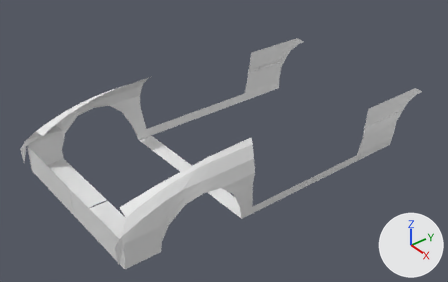
A saved change to the Blender file civic/civicHatchBack.blend.
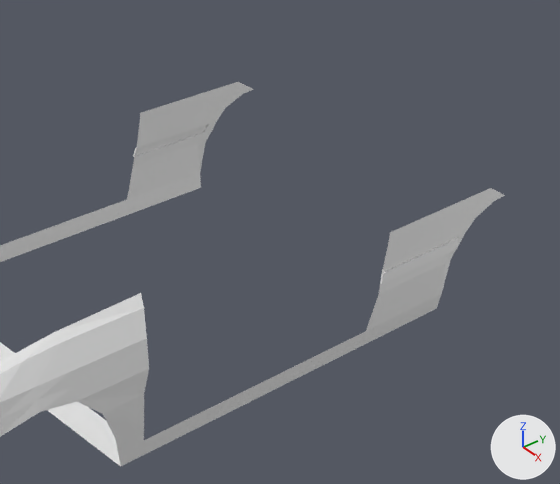
There are two pictures of each version: one whole from a 50 mm lens placed at (8.09, -7.3, 5.37), pointed at (0.04, -0.96, -0.79), one close up on the part from 41% to 100% of the width and 0% to 80% of the height. The lights are fixed; the arrows at lower right show +X, +Y and +Z.
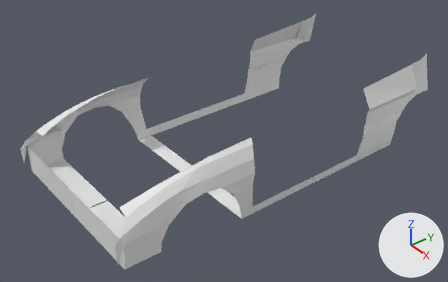
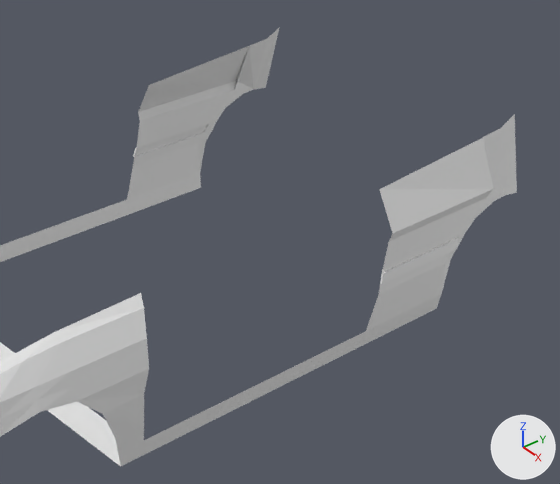
Edits to the bpy script that builds the scene:
```text
Change me_plane:
    where me_plane.from_pydata(...)  # 96 vertices, 62 faces; spans x -1.0..12.8, y -17.1..30.2, z 0.0..1.4
    used by ob_plane; location = (0.001, -1.699, -1.243); scale = (0.139, 0.151, 1.0)
    verts and faces of me_plane; kept vertices keep their numbers, new ones are numbered from 96
    before: 87 (12.2, 28.2, 1.0) at pixel (486, 198), 90 (12.2, 19.0, 1.0) at pixel (388, 241), 91 (12.2, 28.2, 1.0) at pixel (486, 198), 92 (12.2, 30.2, 1.0) at pixel (505, 195), 93 (12.2, 28.5, 1.1) at pixel (490, 187)
    before: 94 (12.2, 19.1, 1.1) at pixel (390, 232), 95 (12.2, 28.5, 1.1) at pixel (490, 187)
    me_plane part 1
    add delete_vertices([95])  # with the faces that use them
    add verts[94] = (12.4, 19.1, 1.1)  # moved, pixel (392, 233)
    add verts[96] = (12.4, 28.5, 1.1)  # pixel (493, 188)
    add verts[97] = (11.0, 30.0, 1.6)  # pixel (500, 128)
    add verts[98] = (11.0, 28.3, 1.6)  # pixel (482, 136)
    add verts[99] = (11.0, 18.9, 1.5)  # pixel (379, 189)
    add verts[100] = (11.0, 28.3, 1.6)  # pixel (482, 137)
    add verts[101] = (12.2, 31.5, 1.0)  # pixel (516, 192)
    add verts[102] = (11.0, 31.3, 1.7)  # pixel (514, 114)
    add faces += [(90, 94, 96, 91), (94, 99, 100, 96), (92, 93, 98, 97), (92, 97, 102, 101), (87, 96, 100, 98, 93)]
```

Where the change shows, as pixel boxes [x1, y1, x2, y2] in the close-ups (560 x 484 px):
'Plane', reshaped
    before: [0, 82, 505, 466]
    after: [0, 27, 517, 466]
part 1 of me_plane, built on
    before: [140, 82, 491, 241]
    after: [138, 27, 517, 241]
